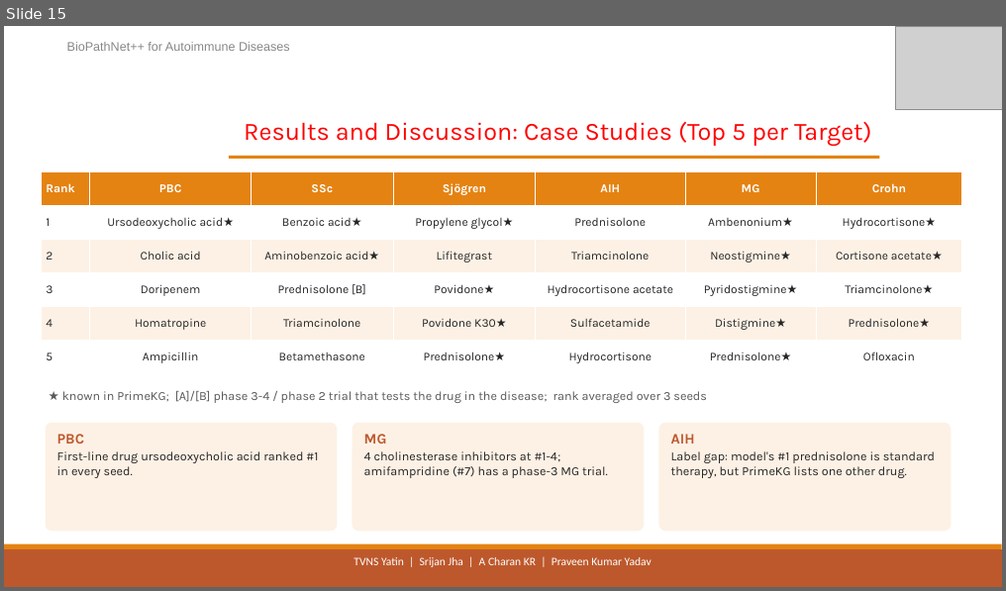
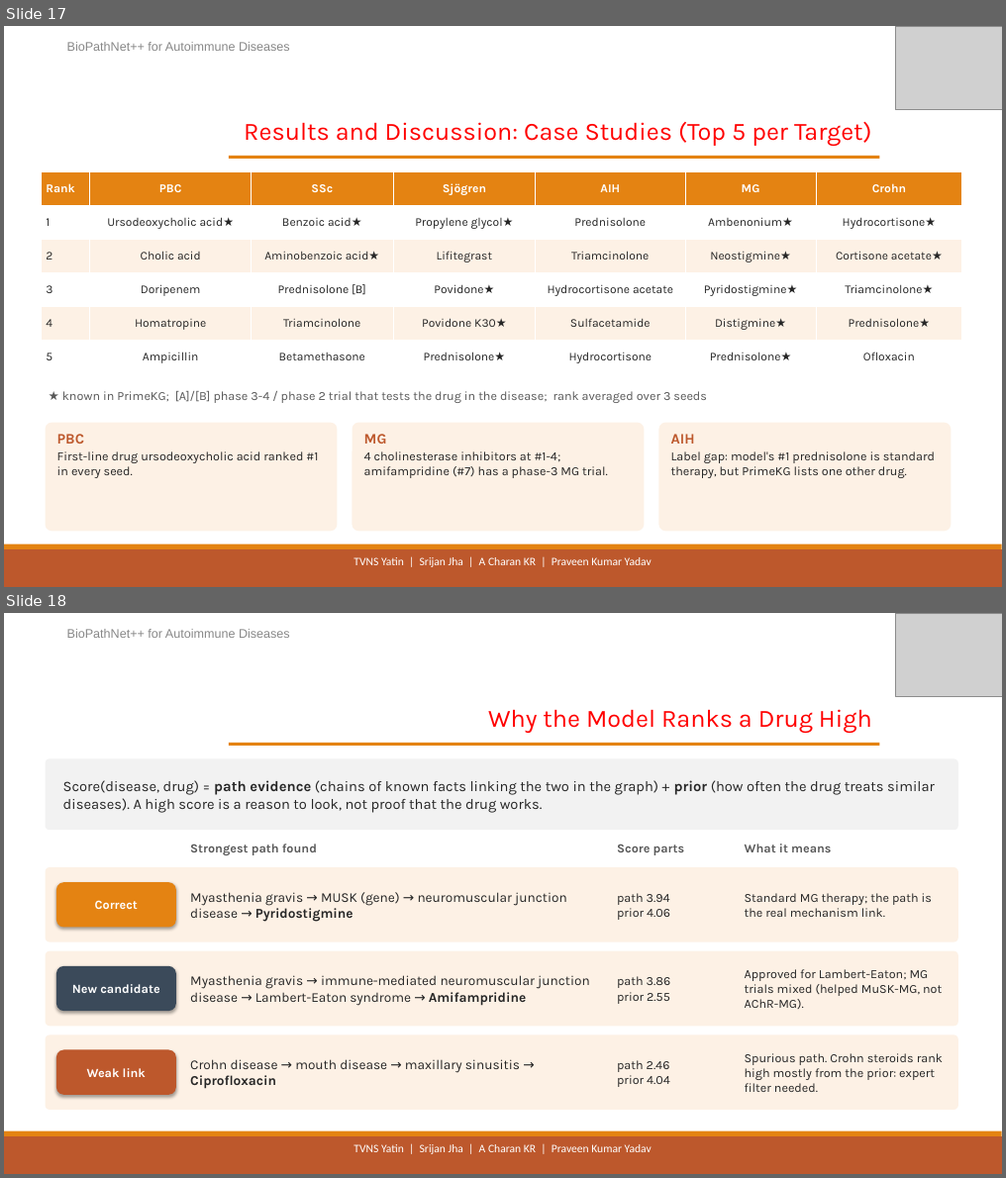
Before and after one commit to SaiYatin/Capstone_Drug_Repurposing_Project, a slide deck: outputs/capstone_review3/BioPathNet++_Review3.pptx. Shown one above the other, each under a label of ours: slide 15 before the commit, slides 17 and 18 after it. The pictures are 1006x591 and 1006x1178 pixels, drawn with LibreOffice and Linux fonts; fonts in the diff are those of the drawing; grey boxes stand for pictures. Boxes give left, top, right and bottom in pixels: in the first picture for what was removed or moved away, otherwise in the second. Text is boxed around its words. In the diff, an @@ line names an element or a change of style, - is before the commit and + after.

```diff
--- a/outputs/capstone_review3/BioPathNet++_Review3.pptx
+++ b/outputs/capstone_review3/BioPathNet++_Review3.pptx
@@ slide 18 added at (x1=4, y1=613, x2=1002, y2=1174), background #FFFFFF; not listed: 2 template elements that a slide beside it also shows @@
@@ text added at (x1=67, y1=629, x2=290, y2=638), 12 pt, text #888888 @@
+BioPathNet++ for Autoimmune Diseases
@@ picture added at (x1=896, y1=613, x2=1002, y2=697) @@
@@ text added at (x1=488, y1=709, x2=872, y2=734), 24 pt, text #FF0000 @@
+Why the Model Ranks a Drug High
@@ rounded rectangle added at (x1=46, y1=759, x2=958, y2=830), fill #F2F2F2 @@
@@ rectangle added at (x1=229, y1=743, x2=880, y2=746), fill #E48312 @@
@@ text added at (x1=63, y1=780, x2=935, y2=813), 14 pt, text #262626 @@
+Score(disease, drug) = path evidence (chains of known facts linking the two in the graph) + prior (how often the drug treats similar diseases). A high score is a reason to look, not proof that the drug works.
@@ text added at (x1=190, y1=844, x2=317, y2=856), 12 pt, text #595959, bold @@
+Strongest path found
@@ text added at (x1=617, y1=844, x2=685, y2=856), 12 pt, text #595959, bold @@
+Score parts
@@ text added at (x1=745, y1=844, x2=831, y2=853), 12 pt, text #595959, bold @@
+What it means
@@ rounded rectangle added at (x1=46, y1=867, x2=958, y2=943), fill #FDF1E5 @@
@@ rounded rectangle added at (x1=56, y1=882, x2=176, y2=928), fill #E48312, 12 pt, text #FFFFFF, bold @@
+Correct
@@ text added at (x1=190, y1=892, x2=567, y2=922), 13 pt, text #262626 @@
+Myasthenia gravis → MUSK (gene) → neuromuscular junction disease → Pyridostigmine
@@ text added at (x1=617, y1=893, x2=670, y2=920), 12 pt, text #262626 @@
+path 3.94
+prior 4.06
@@ text added at (x1=745, y1=893, x2=932, y2=917), 12 pt, text #262626 @@
+Standard MG therapy; the path is the real mechanism link.
@@ rounded rectangle added at (x1=46, y1=952, x2=958, y2=1026), fill #FDF1E5 @@
@@ rounded rectangle added at (x1=56, y1=966, x2=176, y2=1011), fill #3B4A5A, 12 pt, text #FFFFFF, bold @@
+New candidate
@@ text added at (x1=190, y1=975, x2=590, y2=1006), 13 pt, text #262626 @@
+Myasthenia gravis → immune-mediated neuromuscular junction disease → Lambert-Eaton syndrome → Amifampridine
@@ text added at (x1=617, y1=976, x2=671, y2=1004), 12 pt, text #262626 @@
+path 3.86
+prior 2.55
@@ text added at (x1=745, y1=969, x2=942, y2=1009), 12 pt, text #262626 @@
+Approved for Lambert-Eaton; MG trials mixed (helped MuSK-MG, not AChR-MG).
@@ rounded rectangle added at (x1=46, y1=1035, x2=958, y2=1110), fill #FDF1E5 @@
@@ rounded rectangle added at (x1=56, y1=1051, x2=176, y2=1095), fill #BD582C, 12 pt, text #FFFFFF, bold @@
+Weak link
@@ text added at (x1=745, y1=1054, x2=943, y2=1092), 12 pt, text #262626 @@
+Spurious path. Crohn steroids rank high mostly from the prior: expert filter needed.
@@ text added at (x1=190, y1=1059, x2=520, y2=1089), 13 pt, text #262626 @@
+Crohn disease → mouth disease → maxillary sinusitis → Ciprofloxacin
@@ text added at (x1=617, y1=1060, x2=670, y2=1087), 12 pt, text #262626 @@
+path 2.46
+prior 4.04
@@ text added at (x1=353, y1=1145, x2=651, y2=1155), 11 pt, text #FFFFFF @@
+TVNS Yatin | Srijan Jha | A Charan KR | Praveen Kumar Yadav
@@ what was slide 15 is now slide 17 @@
```
Also in this commit, not shown: 6 slides changed, 4 other slides added, 1 slide removed, 3 other files.
